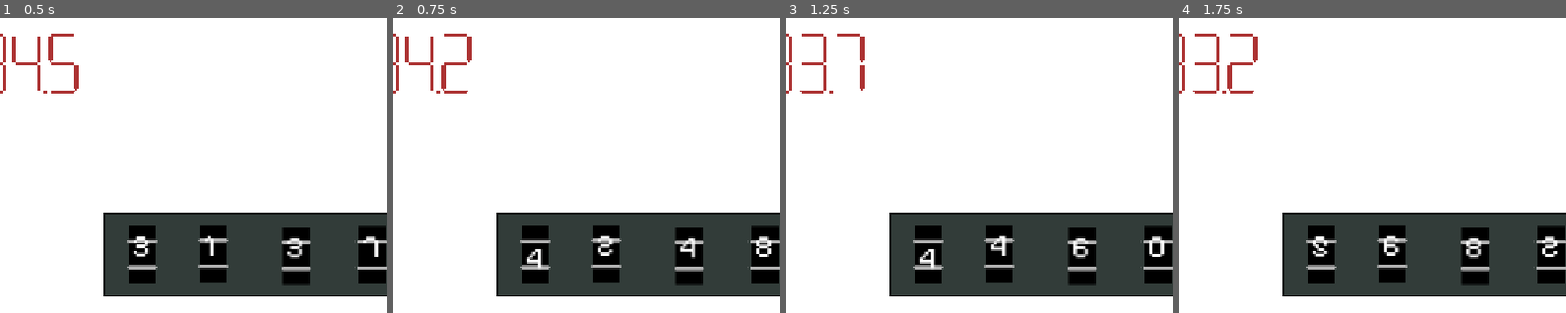
Above: before the commit, frames 1-4 (left to right).
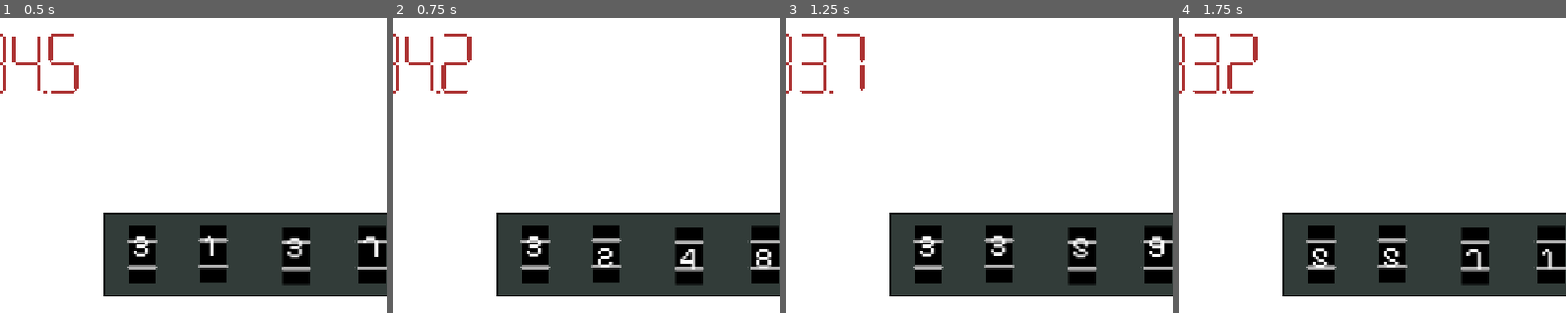
Above: after the commit, the same moments.

Repository: tom-frantz/gmtk-2026
Game: Godot game, scene res://scenes/minigames/keypad/minigame_keypad.tscn
Two runs of this game, one before a commit and one after it. Both use one fixed random seed, a clock stepped at 60 frames per second and the inputs below. This scene is started directly instead of the project's main scene. The engine's default icon, where the game draws it, is replaced by a stand-in: a white triangle on a blue panel in a dark square. Sound files missing from this copy of the repository are replaced by a short silence.
Inputs:
- Up to frame 1 (0.5 s): no input
- Up to frame 2 (0.75 s): click "3" at 0.5 s
- Up to frame 3 (1.25 s): no input
- Up to frame 4 (1.75 s): click "4" (after the commit: "3") at 1.25 s
The pictures show only the part of the screen within x 4-54%, y 0-50%; the shares and areas given below are measured in that part.

Frame 1 is identical in both runs. In frame 2, 1.1% of the frame differs, in the area x 34-98%, y 73-86%; in frame 3, 0.6%; in frame 4, 1.1%.

Commit message:
added end screen

Diff:
--- a/scenes/minigames/keypad/keypad_input.gd
+++ b/scenes/minigames/keypad/keypad_input.gd
@@ -18,7 +18,7 @@
 
 func _process(_delta):
     # only re-render every few frames
-    if Engine.get_process_frames() % 15 == 0 && spinning:
+    if Engine.get_process_frames() % 20 == 0 && spinning:
         render_digit()
 
 func render_digit() -> void:
--- a/scenes/minigames/launch/minigame_launch.tscn
+++ b/scenes/minigames/launch/minigame_launch.tscn
@@ -11,7 +11,7 @@
 [ext_resource type="Texture2D" uid="uid://dhm32l63pgrul" path="res://assets/l0_sprite_6.png" id="9_4fdk2"]
 [ext_resource type="PackedScene" uid="uid://ntopxyuq6n0t" path="res://scenes/common/timer/level_timer.tscn" id="10_mcash"]
 [ext_resource type="AudioStream" uid="uid://dj4w7fkj15g6x" path="res://assets/sound/music/the end of the world.wav" id="11_syoxw"]
-[ext_resource type="PackedScene" uid="uid://c0f0u360hd6w8" path="res://scenes/main_menu/main_menu.tscn" id="11_ymt5q"]
+[ext_resource type="PackedScene" uid="uid://cle0c4puvmq7y" path="res://scenes/the_end/the_end.tscn" id="11_ymt5q"]
 
 [sub_resource type="SpriteFrames" id="SpriteFrames_gb0x2"]
 animations = [{
@@ -86,6 +86,7 @@
 
 [node name="LevelTimer" parent="." unique_id=1524867858 instance=ExtResource("10_mcash")]
 lose_timeout = 20.0
+transition_hand_angle = 90.0
 transition_text = "Zero seconds to midnight!"
 next_minigame = ExtResource("11_ymt5q")
 background_music = ExtResource("11_syoxw")
--- a/scenes/minigames/launch/progress_bar.gd
+++ b/scenes/minigames/launch/progress_bar.gd
@@ -1,6 +1,7 @@
 extends ProgressBar
 
 signal win
+var has_won: bool = false
 
 # Called when the node enters the scene tree for the first time.
 func _ready() -> void:
@@ -14,7 +15,9 @@
     if value < 100:
         self.value -= 0.3
     else:
-        emit_signal("win")
+        if !has_won:
+            has_won = true
+            emit_signal("win")
 
 func _on_texture_button_pressed() -> void:
-    value +=6
+    value +=12
--- /dev/null
+++ b/scenes/the_end/its_over.gd
@@ -0,0 +1,11 @@
+extends AnimatedSprite2D
+
+
+# Called when the node enters the scene tree for the first time.
+func _ready() -> void:
+    self.play("boom")
+
+
+# Called every frame. 'delta' is the elapsed time since the previous frame.
+func _process(delta: float) -> void:
+    pass
--- /dev/null
+++ b/scenes/the_end/the_end.tscn
@@ -0,0 +1,136 @@
+[gd_scene format=3 uid="uid://cle0c4puvmq7y"]
+
+[ext_resource type="Texture2D" uid="uid://bwjxgig7atdyy" path="res://assets/sprite_world_end_asset00.png" id="1_i2wjn"]
+[ext_resource type="Texture2D" uid="uid://cgdl7tet72d74" path="res://assets/sprite_world_end_asset01.png" id="2_02p0s"]
+[ext_resource type="Texture2D" uid="uid://cio66oeq3h7ci" path="res://assets/sprite_world_end_asset02.png" id="3_3wct6"]
+[ext_resource type="Texture2D" uid="uid://mbxwuya65oh1" path="res://assets/sprite_world_end_asset03.png" id="4_vpux1"]
+[ext_resource type="Texture2D" uid="uid://cfc8kj0hjpscx" path="res://assets/sprite_world_end_asset04.png" id="5_j5im3"]
+[ext_resource type="Texture2D" uid="uid://di5rlhpy30h6y" path="res://assets/sprite_world_end_asset05.png" id="6_timji"]
+[ext_resource type="Texture2D" uid="uid://lqg31ugfjbts" path="res://assets/sprite_world_end_asset06.png" id="7_ss0tj"]
+[ext_resource type="Texture2D" uid="uid://bvc4h0mhujuc" path="res://assets/sprite_world_end_asset07.png" id="8_rbfq5"]
+[ext_resource type="Texture2D" uid="uid://c8c85ly0cp82s" path="res://assets/sprite_world_end_asset08.png" id="9_efpgr"]
+[ext_resource type="Texture2D" uid="uid://bk8re4wjopwi6" path="res://assets/sprite_world_end_asset09.png" id="10_xsogs"]
+[ext_resource type="Texture2D" uid="uid://c5hgjdvhmx113" path="res://assets/sprite_world_end_asset10.png" id="11_e0778"]
+[ext_resource type="Texture2D" uid="uid://bg6oqk01r1ahl" path="res://assets/sprite_world_end_asset11.png" id="12_rl4bk"]
+[ext_resource type="Texture2D" uid="uid://cyd601nagqhk4" path="res://assets/sprite_world_end_asset12.png" id="13_ls2rj"]
+[ext_resource type="Texture2D" uid="uid://momr8u8dg62k" path="res://assets/sprite_world_end_asset13.png" id="14_6d0kq"]
+[ext_resource type="Texture2D" uid="uid://1v5tf3n8trgw" path="res://assets/sprite_world_end_asset14.png" id="15_8cxyh"]
+[ext_resource type="Texture2D" uid="uid://cjvv5irwn3h7k" path="res://assets/sprite_world_end_asset15.png" id="16_s3lvd"]
+[ext_resource type="Texture2D" uid="uid://c6qtxl62n04gm" path="res://assets/sprite_world_end_asset16.png" id="17_w46sf"]
+[ext_resource type="Texture2D" uid="uid://cd4c7kdxqnkw2" path="res://assets/sprite_world_end_asset17.png" id="18_3kw43"]
+[ext_resource type="Texture2D" uid="uid://ded778qtp4xk0" path="res://assets/sprite_world_end_asset18.png" id="19_oqv1a"]
+[ext_resource type="Texture2D" uid="uid://dqc2jxarf3mnb" path="res://assets/sprite_world_end_asset19.png" id="20_5gos7"]
+[ext_resource type="Texture2D" uid="uid://dby2sji0h0sty" path="res://assets/sprite_world_end_asset20.png" id="21_74jff"]
+[ext_resource type="Texture2D" uid="uid://cvk31xcxtwsl0" path="res://assets/sprite_world_end_asset21.png" id="22_fu127"]
+[ext_resource type="Texture2D" uid="uid://cmabcqgivebmp" path="res://assets/sprite_world_end_asset22.png" id="23_opfg3"]
+[ext_resource type="Texture2D" uid="uid://coockc6yjmkip" path="res://assets/sprite_world_end_asset23.png" id="24_7wu32"]
+[ext_resource type="Texture2D" uid="uid://72ktkw542yn7" path="res://assets/sprite_world_end_asset24.png" id="25_4f36v"]
+[ext_resource type="Texture2D" uid="uid://dyg3iy2wexfw7" path="res://assets/sprite_world_end_asset25.png" id="26_6ikd3"]
+[ext_resource type="Texture2D" uid="uid://75271m3b1mif" path="res://assets/sprite_world_end_asset26.png" id="27_55gqf"]
+[ext_resource type="Texture2D" uid="uid://ocqoqe50c2w0" path="res://assets/sprite_world_end_asset27.png" id="28_vbfp1"]
+[ext_resource type="Texture2D" uid="uid://w36gm41o8vqn" path="res://assets/sprite_world_end_asset28.png" id="29_3edi1"]
+[ext_resource type="Script" uid="uid://ij13dn2s0xq0" path="res://scenes/the_end/its_over.gd" id="30_qlqre"]
+
+[sub_resource type="SpriteFrames" id="SpriteFrames_kuy6b"]
+animations = [{
+"frames": [{
+"duration": 1.0,
+"texture": ExtResource("1_i2wjn")
+}, {
+"duration": 1.0,
+"texture": ExtResource("2_02p0s")
+}, {
+"duration": 1.0,
+"texture": ExtResource("3_3wct6")
+}, {
+"duration": 1.0,
+"texture": ExtResource("4_vpux1")
+}, {
+"duration": 1.0,
+"texture": ExtResource("5_j5im3")
+}, {
+"duration": 1.0,
+"texture": ExtResource("6_timji")
+}, {
+"duration": 1.0,
+"texture": ExtResource("7_ss0tj")
+}, {
+"duration": 1.0,
+"texture": ExtResource("8_rbfq5")
+}, {
+"duration": 1.0,
+"texture": ExtResource("9_efpgr")
+}, {
+"duration": 1.0,
+"texture": ExtResource("10_xsogs")
+}, {
+"duration": 1.0,
+"texture": ExtResource("11_e0778")
+}, {
+"duration": 1.0,
+"texture": ExtResource("12_rl4bk")
+}, {
+"duration": 1.0,
+"texture": ExtResource("13_ls2rj")
+}, {
+"duration": 1.0,
+"texture": ExtResource("14_6d0kq")
+}, {
+"duration": 1.0,
+"texture": ExtResource("15_8cxyh")
+}, {
+"duration": 1.0,
+"texture": ExtResource("16_s3lvd")
+}, {
+"duration": 1.0,
+"texture": ExtResource("17_w46sf")
+}, {
+"duration": 1.0,
+"texture": ExtResource("18_3kw43")
+}, {
+"duration": 1.0,
+"texture": ExtResource("19_oqv1a")
+}, {
+"duration": 1.0,
+"texture": ExtResource("20_5gos7")
+}, {
+"duration": 1.0,
+"texture": ExtResource("21_74jff")
+}, {
+"duration": 1.0,
+"texture": ExtResource("22_fu127")
+}, {
+"duration": 1.0,
+"texture": ExtResource("23_opfg3")
+}, {
+"duration": 1.0,
+"texture": ExtResource("24_7wu32")
+}, {
+"duration": 1.0,
+"texture": ExtResource("25_4f36v")
+}, {
+"duration": 1.0,
+"texture": ExtResource("26_6ikd3")
+}, {
+"duration": 1.0,
+"texture": ExtResource("27_55gqf")
+}, {
+"duration": 1.0,
+"texture": ExtResource("28_vbfp1")
+}, {
+"duration": 1.0,
+"texture": ExtResource("29_3edi1")
+}],
+"loop": 1,
+"name": &"boom",
+"speed": 5.0
+}]
+
+[node name="TheEnd" type="Node2D" unique_id=619889534]
+
+[node name="its_over" type="AnimatedSprite2D" parent="." unique_id=1546746868]
+position = Vector2(681, 480)
+sprite_frames = SubResource("SpriteFrames_kuy6b")
+animation = &"boom"
+frame_progress = 0.55720866
+script = ExtResource("30_qlqre")
Not shown, added: assets/sprite_world_end_asset00.png.import
Not shown, added: assets/sprite_world_end_asset01.png.import
Not shown, added: assets/sprite_world_end_asset02.png.import
Not shown, added: assets/sprite_world_end_asset03.png.import
Not shown, added: assets/sprite_world_end_asset04.png.import
Not shown, added: assets/sprite_world_end_asset05.png.import
Not shown, added: assets/sprite_world_end_asset06.png.import
Not shown, added: assets/sprite_world_end_asset07.png.import
Not shown, added: assets/sprite_world_end_asset08.png.import
Not shown, added: assets/sprite_world_end_asset09.png.import
Not shown, added: assets/sprite_world_end_asset10.png.import
Not shown, added: assets/sprite_world_end_asset11.png.import
(and 18 more such lines)
